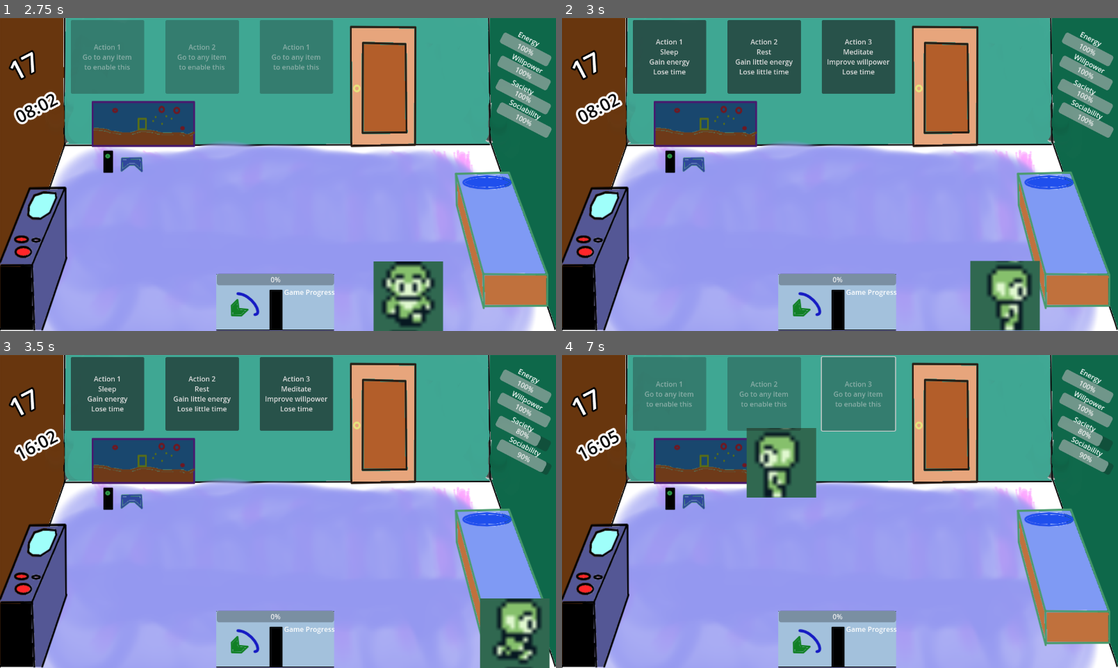
Above: before the commit, frames 1-4 (two rows, left to right).
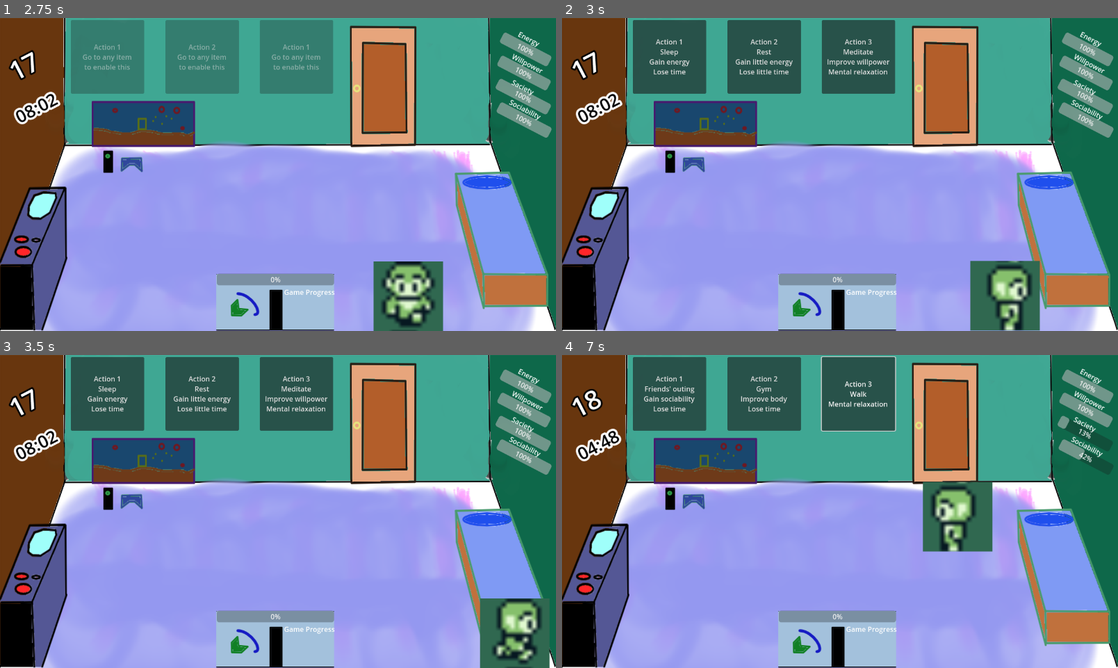
Above: after the commit, the same moments.

Repository: JaumeGreen/SoloGameDev
Game: Godot game, scene res://Scripts/menu.tscn
Two runs of this game, one before a commit and one after it. Both use one fixed random seed, a clock stepped at 60 frames per second and the inputs below.
Inputs (mouse positions are in pixels of both pictures, inside the frame that each line leads up to):
- Up to frame 1 (2.75 s): click "Play game" at 0.5 s; tap Enter (ui_accept) at 1.25, 1.52, 1.82, 2.27, 2.57 s; move the mouse to (400, 158) at 1.27 s; hold Right (ui_right) 1.28-2.03 s; hold 1 (acte1, bound only after the commit) 1.28-2.03 s; tap 2 (acte2, bound only after the commit) at 1.55, 2.1 s; move the mouse to (166, 190) at 2.02 s; hold Down (ui_down) from 2.03 s (still down); tap 3 (acte3, bound only after the commit) at 2.3 s
- Up to frame 2 (3 s): move the mouse to (895, 105) at 2.77 s; release Down (ui_down) at 2.78 s; hold Right (ui_right) from 2.78 s (still down); hold 3 (acte3, bound only after the commit) from 2.78 s (still down)
- Up to frame 3 (3.5 s): keep holding Right (ui_right); keep holding 3 (acte3, bound only after the commit); tap Enter (ui_accept) at 3.05 s
- Up to frame 4 (7 s): release Right (ui_right) at 3.5 s; release 3 (acte3, bound only after the commit) at 3.5 s; click "Action 1 Sleep Gain energy Lo…" at 3.5 s; click (762, 392) at 4.25 s, where only the run after the commit has a clickable "Action 2 Rest Gain little ene…"; click (856, 392) at 5 s, where only the run after the commit has a clickable "Action 3 Meditate Improve wil…"; move the mouse to (812, 574) at 5.77 s; hold Up (ui_up) 5.78-6.53 s; tap Enter (ui_accept) at 5.85, 6.02, 6.32, 6.77 s; tap 1 (acte1, bound only after the commit) at 6.05 s; move the mouse to (1006, 558) at 6.52 s; press the mouse at (1006, 558) at 6.53 s; hold Left (ui_left) from 6.53 s (still down); tap 2 (acte2, bound only after the commit) at 6.8 s

Frame 1 is identical in both runs. In frame 2, 0.1% of the frame differs, in the area x 48-59%, y 16-18%; in frame 3, 0.4%; in frame 4, 16%, in the area x 2-99%, y 0-63%.

Commit message:
stretch botons funcionen funciona a itch.io

Diff:
--- a/Scripts/Soloer.gd
+++ b/Scripts/Soloer.gd
@@ -14,20 +14,23 @@
 @onready var _sacietat=$/root/Habitacio/Barres/Sacietat
 @onready var _sociabilitat=$/root/Habitacio/Barres/Sociabilitat
 @onready var _accions = { #localització : [temps, progress, energia, voluntat, saciabilitat, sociabilitat]
-	"Feina" : [30,40,-5,-5,-3,-2],
-	"Llit" : [480,0,50,40,-20,-10],
-	"Cuina" : [60,0,10,5,50,-1],
-	"Porta" : [120,0,-5,0,0,50],
-	"Oci" : [60,0,-10,30,-5,-5],
+	"Feina" : [[60,1,-10,-5,-6,-4],[60,0,-10,-10,-6,-4],[30,0,-5,-5,-3,-2]],
+	"Llit" : [[480,0,80,70,-30,-20],[60,0,20,10,-6,-4],[30,0,0,0,-3,-2]],
+	"Cuina" : [[60,0,20,-5,40,-4],[30,0,30,-10,20,-4],[60,0,-10,15,-3,-2]],
+	"Porta" : [[120,0,-10,5,0,50],[60,0,-10,10,-12,0],[30,0,5,5,-3,-2]],
+	"Oci" : [[60,0,-10,5,-6,20],[60,0,-10,-10,-6,-4],[60,0,-5,-5,-3,-2]],
 }
 @onready var _accionsText = {
-	"Feina" : ["Action 1\nWork on the game\nGain progress\nLose energy", "Action 2\nTutorial\nGain knowledge\nLose energy", "Action 3\nPlan\nBetter future progress\nLose energy"],
-	"Llit" : ["Action 1\nSleep\nGain energy\nLose time", "Action 2\nRest\nGain little energy\nLose little time", "Action 3\nMeditate\nImprove willpower\nLose time"],
-	"Cuina" : ["Action 1\nEat\nGain saciety", "Action 2\nSugar+caffeine\nGain energy\nBad for your body", "Action 3\nPrepare future meal\nFaster meals for a while\nMental relaxation"],
+	"Feina" : ["Action 1\nWork on the game\nGain progress\nLose energy", "Action 2\nTutorial\nGain knowledge\nLose energy", "Action 3\nPlan\nImprove growth"],
+	"Llit" : ["Action 1\nSleep\nGain energy\nLose time", "Action 2\nRest\nGain little energy\nLose little time", "Action 3\nMeditate\nImprove willpower\nMental relaxation"],
+	"Cuina" : ["Action 1\nEat\nGain saciety", "Action 2\nSugar bomb\nGain energy\nUnhealthy", "Action 3\nMeal prep\nFaster eating\nMental relaxation"],
+	"Oci" : ["Action 1\nGame friends\nGain sociability\nGain willpower", "Action 2\nHard game\nImprove willpower\nLose time", "Action 3\nTimewaster\nMental relaxation"],
 	"Porta" : ["Action 1\nFriends' outing\nGain sociability\nLose time", "Action 2\nGym\nImprove body\nLose time", "Action 3\nWalk\nMental relaxation"],
-	"Oci" : ["Action 1\nGame with friends\nGain sociability\nGain willpower", "Action 2\nHard solo game\nGain willpower\nLose time", "Action 3\nWatch series/browse sites\nMental relaxation"],
 	"" : ["Action 1\nGo to any item\nto enable this", "Action 2\nGo to any item\nto enable this", "Action 3\nGo to any item\nto enable this"],
 }
+@onready var knowledge = 1.0
+@onready var mealprep = 1.0
+@onready var gymbuddies = 0
 
 func get_input():
 	var input_direction = Input.get_vector("ui_left", "ui_right", "ui_up", "ui_down")
@@ -36,14 +39,57 @@
 		target = position
 	return input_direction
 
+func specialaction1():
+	pass
+
+func specialaction2():
+	if _zona=="Feina":
+		knowledge+0.1
+	if _zona=="Cuina":
+		_energia.max_value -= 5
+	if _zona=="Oci":
+		_voluntat.max_value +=5
+	if _zona=="Porta":
+		_energia.max_value += 5
+		_voluntat.max_value +=5
+		_sociabilitat.value += gymbuddies *5
+		if gymbuddies<10 :
+			gymbuddies+=1
+
+func specialaction3():
+	if _zona=="Feina":
+		_progres.max_value -= int(1*knowledge*knowledge)
+	if _zona=="Llit":
+		_voluntat.max_value += 5
+	if _zona=="Cuina" && mealprep>0.2:
+		mealprep-=0.1
+
 func acciotriga(minuts) :
+	if _energia.value<30 :
+		minuts *= 1.1
+	if _voluntat.value<30 :
+		minuts *= 1.1
+	if _sacietat.value<30 :
+		minuts *= 1.1
+	if _sociabilitat.value<30 :
+		minuts *= 1.1
+	if _zona=="Cuina":
+		minuts *= mealprep
 	_tempsjoc.stop()
-	_hab.increment_time(minuts)
+	_hab.increment_time(int(minuts))
 	_hab.show_time()
 	_tempsjoc.start(1)
 
 func progres(percentatge) :
-	_progres.value+=percentatge
+	if _energia.value<30 :
+		percentatge *= 0.5
+	if _voluntat.value<30 :
+		percentatge *= 0.75
+	if _sacietat.value<30 :
+		percentatge *= 0.8
+	if _sociabilitat.value<30 :
+		percentatge *= 0.9
+	_progres.value+=int(percentatge*knowledge)
 func energia(canvi) :
 	_energia.value+=canvi
 func voluntat(canvi) :
@@ -53,16 +99,33 @@
 func sociabilitat(canvi) :
 	_sociabilitat.value+=canvi
 
-func _input(event):
+func _unhandled_input(event):
 	if event.is_action_pressed("click"):
 		target = get_global_mouse_position()
-	if event.is_action_pressed("ui_accept") && _zona!="":
-		acciotriga(_accions[_zona][0])
-		progres(_accions[_zona][1])
-		energia(_accions[_zona][2])
-		voluntat(_accions[_zona][3])
-		sacietat(_accions[_zona][4])
-		sociabilitat(_accions[_zona][5])
+	if event.is_action_pressed("acte1") && _zona!="":
+		acciotriga(_accions[_zona][0][0])
+		progres(_accions[_zona][0][1])
+		energia(_accions[_zona][0][2])
+		voluntat(_accions[_zona][0][3])
+		sacietat(_accions[_zona][0][4])
+		sociabilitat(_accions[_zona][0][5])
+		specialaction1()
+	if event.is_action_pressed("acte2") && _zona!="":
+		acciotriga(_accions[_zona][1][0])
+		progres(_accions[_zona][1][1])
+		energia(_accions[_zona][1][2])
+		voluntat(_accions[_zona][1][3])
+		sacietat(_accions[_zona][1][4])
+		sociabilitat(_accions[_zona][1][5])
+		specialaction2()
+	if event.is_action_pressed("acte3") && _zona!="":
+		acciotriga(_accions[_zona][2][0])
+		progres(_accions[_zona][2][1])
+		energia(_accions[_zona][2][2])
+		voluntat(_accions[_zona][2][3])
+		sacietat(_accions[_zona][2][4])
+		sociabilitat(_accions[_zona][2][5])
+		specialaction3()
 
 
 
@@ -90,8 +153,11 @@
 	velocity = dir * speed
 	var dir2 = get_input()
 	if position.distance_to(target) > 10 :
+		var prevpos = position
 		look_direction(dir)
 		move_and_slide()
+		if position.distance_to(prevpos)<1:
+			target = position
 	elif dir2 :
 		look_direction(dir2)
 		move_and_slide()
@@ -150,3 +216,35 @@
 	if _zona=="Llit" :
 		_zona = ""
 		_setactionstext(true)
+
+
+func _on_accio_1_pressed():
+	if _zona!="":
+		acciotriga(_accions[_zona][0][0])
+		progres(_accions[_zona][0][1])
+		energia(_accions[_zona][0][2])
+		voluntat(_accions[_zona][0][3])
+		sacietat(_accions[_zona][0][4])
+		sociabilitat(_accions[_zona][0][5])
+		specialaction1()
+
+
+func _on_accio_2_pressed():
+	if _zona!="":
+		acciotriga(_accions[_zona][1][0])
+		progres(_accions[_zona][1][1])
+		energia(_accions[_zona][1][2])
+		voluntat(_accions[_zona][1][3])
+		sacietat(_accions[_zona][1][4])
+		sociabilitat(_accions[_zona][1][5])
+		specialaction2()
+
+func _on_accio_3_pressed():
+	if _zona!="":
+		acciotriga(_accions[_zona][2][0])
+		progres(_accions[_zona][2][1])
+		energia(_accions[_zona][2][2])
+		voluntat(_accions[_zona][2][3])
+		sacietat(_accions[_zona][2][4])
+		sociabilitat(_accions[_zona][2][5])
+		specialaction3()
--- a/Scripts/guanyar.gd
+++ b/Scripts/guanyar.gd
@@ -3,3 +3,7 @@
 
 func _on_button_pressed():
 	Global.goto_scene("res://Scripts/menu.tscn")
+
+func _input(event):
+	if event.is_action_pressed("ui_accept"):
+		Global.goto_scene("res://Scripts/menu.tscn")
--- a/Scripts/habitacio.tscn
+++ b/Scripts/habitacio.tscn
@@ -705,3 +705,6 @@
 [connection signal="value_changed" from="Barres/Sacietat" to="." method="_on_sacietat_value_changed"]
 [connection signal="value_changed" from="ProgressBar" to="." method="_on_progress_bar_value_changed"]
 [connection signal="timeout" from="Items joc/Tempsjoc" to="." method="_on_timer_timeout"]
+[connection signal="pressed" from="Accions/Accio1" to="Soloer" method="_on_accio_1_pressed"]
+[connection signal="pressed" from="Accions/Accio2" to="Soloer" method="_on_accio_2_pressed"]
+[connection signal="pressed" from="Accions/Accio3" to="Soloer" method="_on_accio_3_pressed"]
--- a/Scripts/menu.gd
+++ b/Scripts/menu.gd
@@ -3,3 +3,7 @@
 
 func _on_jugar_pressed():
 	Global.goto_scene("res://Scripts/habitacio.tscn")
+
+func _input(event):
+	if event.is_action_pressed("ui_accept"):
+		Global.goto_scene("res://Scripts/habitacio.tscn")
--- a/Scripts/perdre.gd
+++ b/Scripts/perdre.gd
@@ -3,3 +3,7 @@
 
 func _on_button_pressed():
 	Global.goto_scene("res://Scripts/menu.tscn")
+
+func _input(event):
+	if event.is_action_pressed("ui_accept"):
+		Global.goto_scene("res://Scripts/menu.tscn")
--- a/project.godot
+++ b/project.godot
@@ -24,6 +24,7 @@
 
 window/size/viewport_width=1280
 window/size/viewport_height=720
+window/stretch/mode="viewport"
 
 [input]
 
@@ -68,6 +69,21 @@
 "events": [Object(InputEventMouseButton,"resource_local_to_scene":false,"resource_name":"","device":-1,"window_id":0,"a …(253 unchanged characters)…
 ]
 }
+acte1={
+"deadzone": 0.5,
+"events": [Object(InputEventKey,"resource_local_to_scene":false,"resource_name":"","device":-1,"window_id":0,"alt_pressed":false,"shift_pressed":false,"ctrl_pressed":false,"meta_pressed":false,"pressed":false,"keycode":0,"physical_keycode":49,"key_label":0,"unicode":49,"echo":false,"script":null)
+]
+}
+acte2={
+"deadzone": 0.5,
+"events": [Object(InputEventKey,"resource_local_to_scene":false,"resource_name":"","device":-1,"window_id":0,"alt_pressed":false,"shift_pressed":false,"ctrl_pressed":false,"meta_pressed":false,"pressed":false,"keycode":0,"physical_keycode":50,"key_label":0,"unicode":50,"echo":false,"script":null)
+]
+}
+acte3={
+"deadzone": 0.5,
+"events": [Object(InputEventKey,"resource_local_to_scene":false,"resource_name":"","device":-1,"window_id":0,"alt_pressed":false,"shift_pressed":false,"ctrl_pressed":false,"meta_pressed":false,"pressed":false,"keycode":0,"physical_keycode":51,"key_label":0,"unicode":51,"echo":false,"script":null)
+]
+}
 
 [layer_names]
 
@@ -84,3 +100,4 @@
 
 renderer/rendering_method="gl_compatibility"
 renderer/rendering_method.mobile="gl_compatibility"
+textures/vram_compression/import_etc2_astc=true
Not shown, changed: Assets/Room.kra
Not shown, added: Assets/Room.kra-autosave.kra
